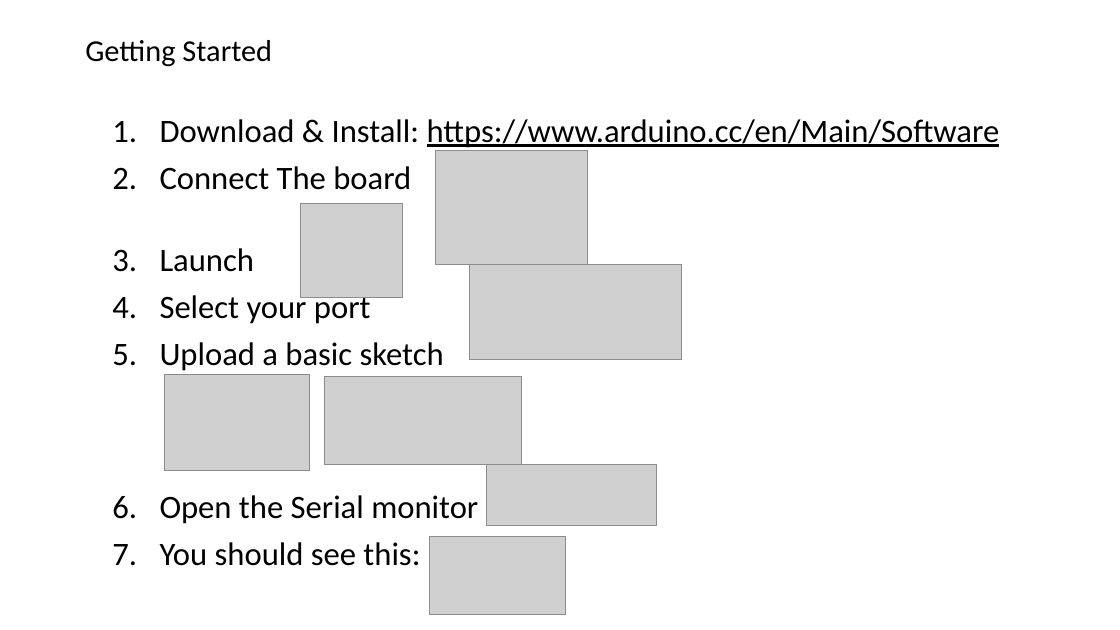
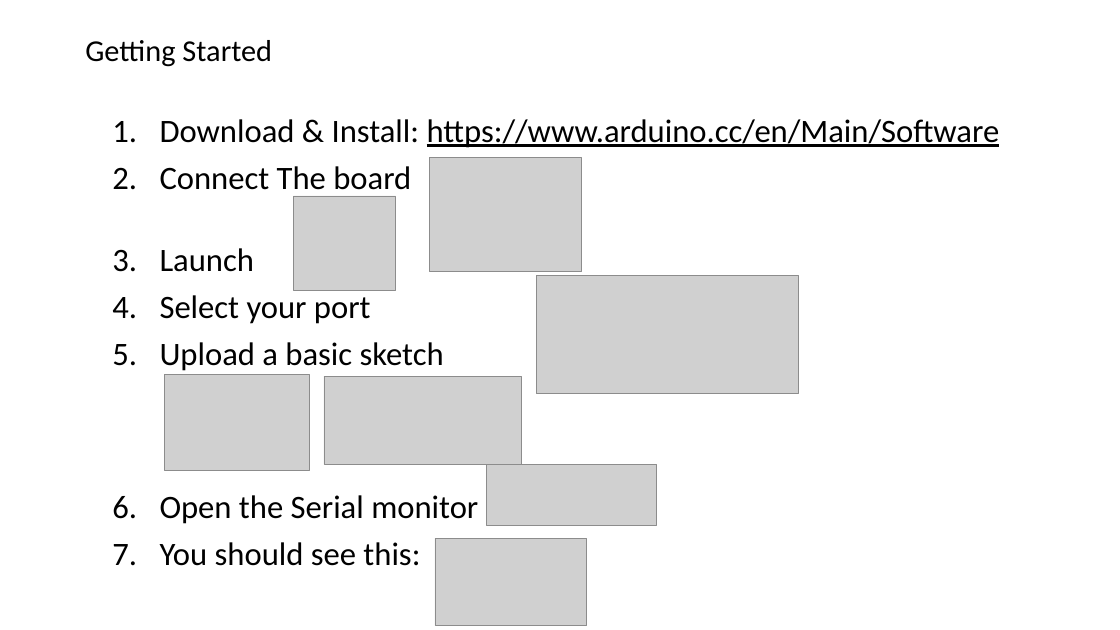
Before and after one commit to geobarteam/codingdojo, a slide deck: slide 2 of Arduino/CodingDojo.odp. Drawn at 1120x630 pixels with LibreOffice and Linux fonts; fonts in the diff are those of the drawing; grey boxes stand for pictures. Boxes give left, top, right and bottom in pixels: in the first picture for what was removed or moved away, otherwise in the second. Text is boxed around its words. In the diff, an @@ line names an element or a change of style, - is before the commit and + after.

```diff
--- a/Arduino/CodingDojo.odp
+++ b/Arduino/CodingDojo.odp
@@ picture: place and size @@
-picture at [435,151,587,265]
+picture at [429,158,581,271]
@@ picture: place and size @@
-picture at [301,203,403,297]
+picture at [294,196,397,290]
@@ picture: place and size @@
-picture at [470,265,681,360]
+picture at [536,276,798,393]
@@ picture: place and size @@
-picture at [429,536,566,614]
+picture at [435,539,587,626]
```
Also in this commit, not shown: 4 other slides changed.
